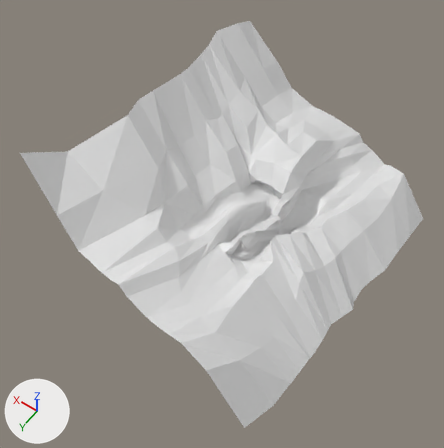
Two versions of the Blender file asset_src/level1.blend, one commit apart.
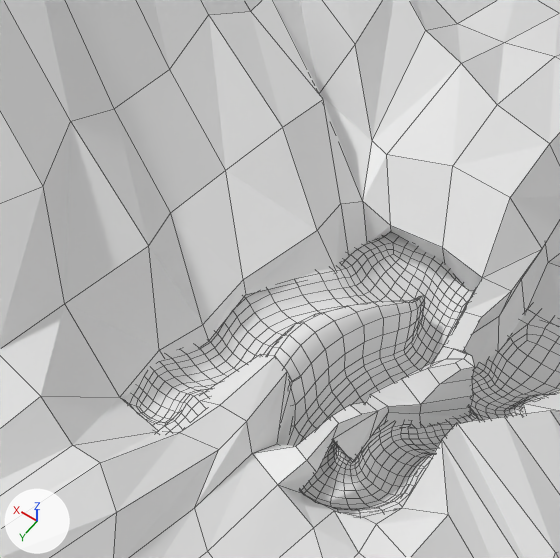
Each version is shown whole from a 50 mm lens placed at (-307.0, 687.0, 944.0), pointed at (99.0, 119.0, 51.0), then close up on the part from 33% to 69% of the width and 26% to 61% of the height. The lights are fixed; the arrows at lower left show +X, +Y and +Z. The close-ups show mesh edges as thin lines.

In view in the first close-up: 'maasto-col', 'track-col'.
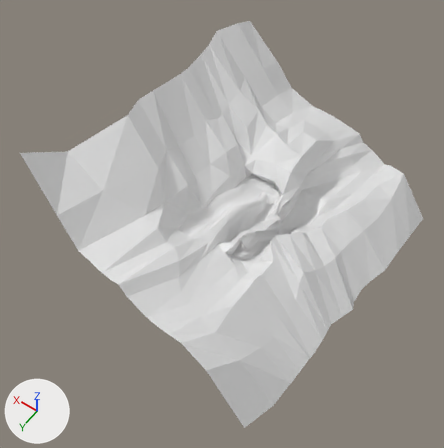
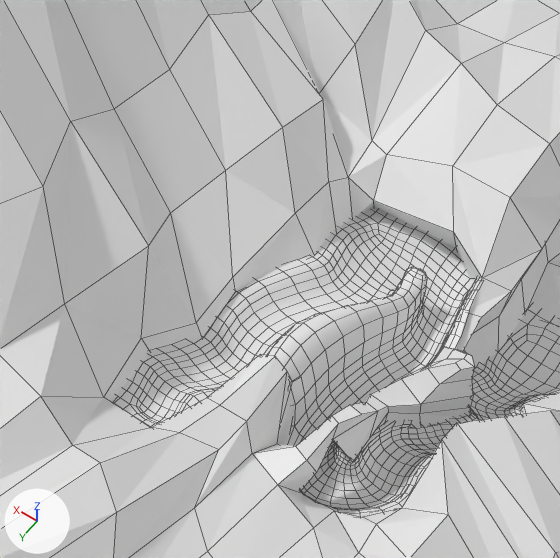
Commit message: Tweak level 1 gameplay

The change, as a list of edits to the scene's bpy script:
```text
Change me_track:
    used by ob_track_col; location = (0.0, 0.0, 0.0)
    remove me_track.from_pydata(...)  # 332 vertices, 285 faces; spans x -36.0..141.0, y -45.0..218.0, z -1.0..108.0
    add me_track.from_pydata(...)  # 336 vertices, 289 faces; spans x -36.0..141.0, y -45.0..218.0, z -1.0..108.0
    me_track part 1
    1 face is deleted
    23 vertices in x 33.0..65.0, y -10.0..47.0, z 41.0..64.0 move by (0.0, 0.0, 10.0)
    16 vertices in x 60.0..113.0, y -9.0..42.0, z 47.0..65.0 move by (10.0, 0.0, 10.0)
    13 vertices in x 62.0..110.0, y -7.0..42.0, z 49.0..68.0 move by (10.0, 0.0, 9.0)
    10 vertices in x 27.0..62.0, y 6.0..45.0, z 42.0..59.0 move by (0.0, 0.0, 9.0)
    7 vertices in x 30.0..61.0, y 69.0..77.0, z 44.0..56.0 move by (0.0, 0.0, 3.0)
    4 vertices in x 36.0..68.0, y 99.0..104.0, z 56.0..62.0 move by (0.0, 0.0, -2.0)
    21 vertices move from x 25.0..112.0, y 23.0..103.0, z 42.0..80.0 to x 25.0..118.0, y 23.0..103.0, z 47.0..80.0
    4 vertices are added at (58.0, 25.0, 79.0), (72.0, 32.0, 80.0), (58.0, 32.0, 78.0), (72.0, 27.0, 79.0)
    5 new faces join them
Change me_cube:
    where me_cube.from_pydata(...)  # 287 vertices, 239 faces; spans x -203.0..299.0, y -376.0..330.0, z -144.0..298.0
    used by ob_maasto_col; location = (28.2, 71.0, 8.9)
    me_cube part 2: 22 of 287 vertices moved; they spanned x 37.0..103.0, y -74.0..136.0, z 42.0..98.0 and now span x 34.0..114.0, y -79.0..141.0, z 52.0..104.0; mean shift (6.0, 0.0, 5.0); largest move (72.0, -70.0, 50.0) -> (86.0, -74.0, 57.0)
```

Pixel boxes [x1, y1, x2, y2] of what changed, in the close-ups (560 x 558 px; the box of a moved part takes in the faces that stretch with it):
'track-col', reshaped: before [124, 233, 560, 516]; after [113, 207, 560, 516]
part 1 of me_track, built on: before [268, 233, 475, 418]; after [256, 207, 481, 419]
part 2 of me_cube, moved or reshaped: [0, 45, 510, 463] in both
